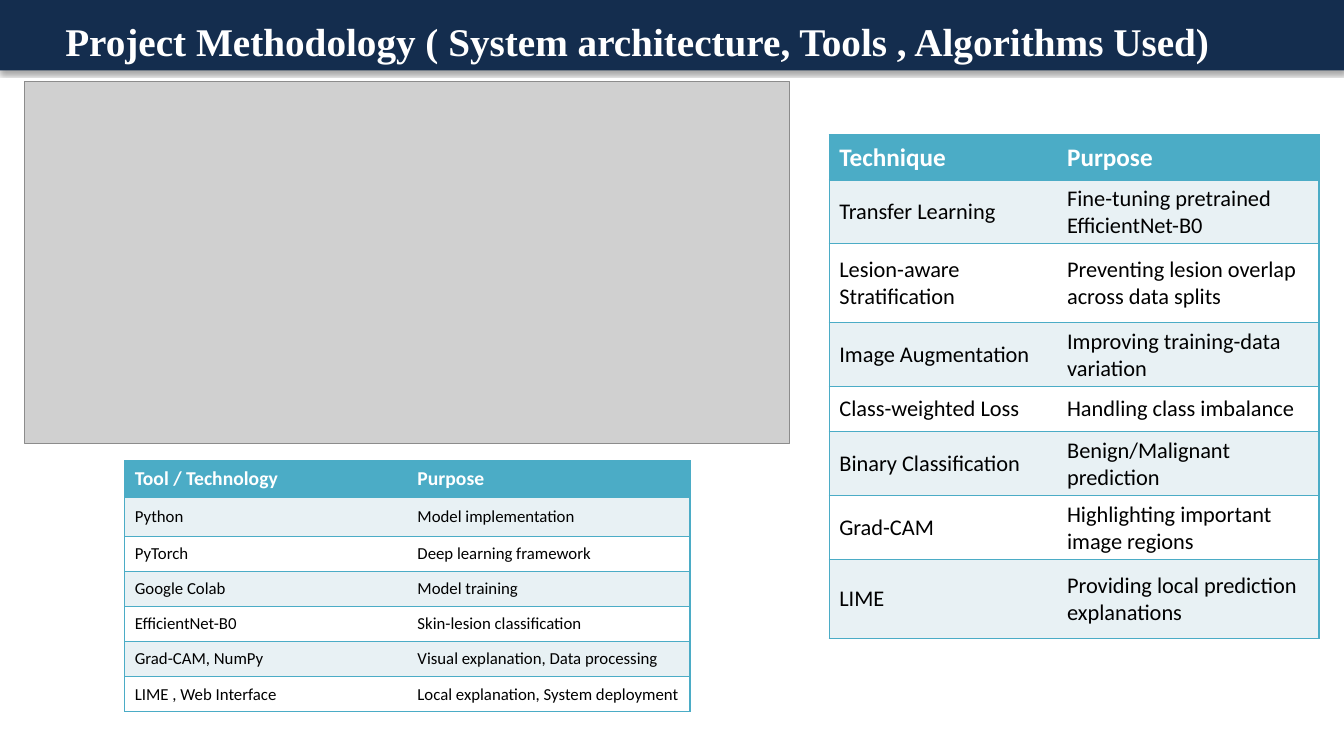
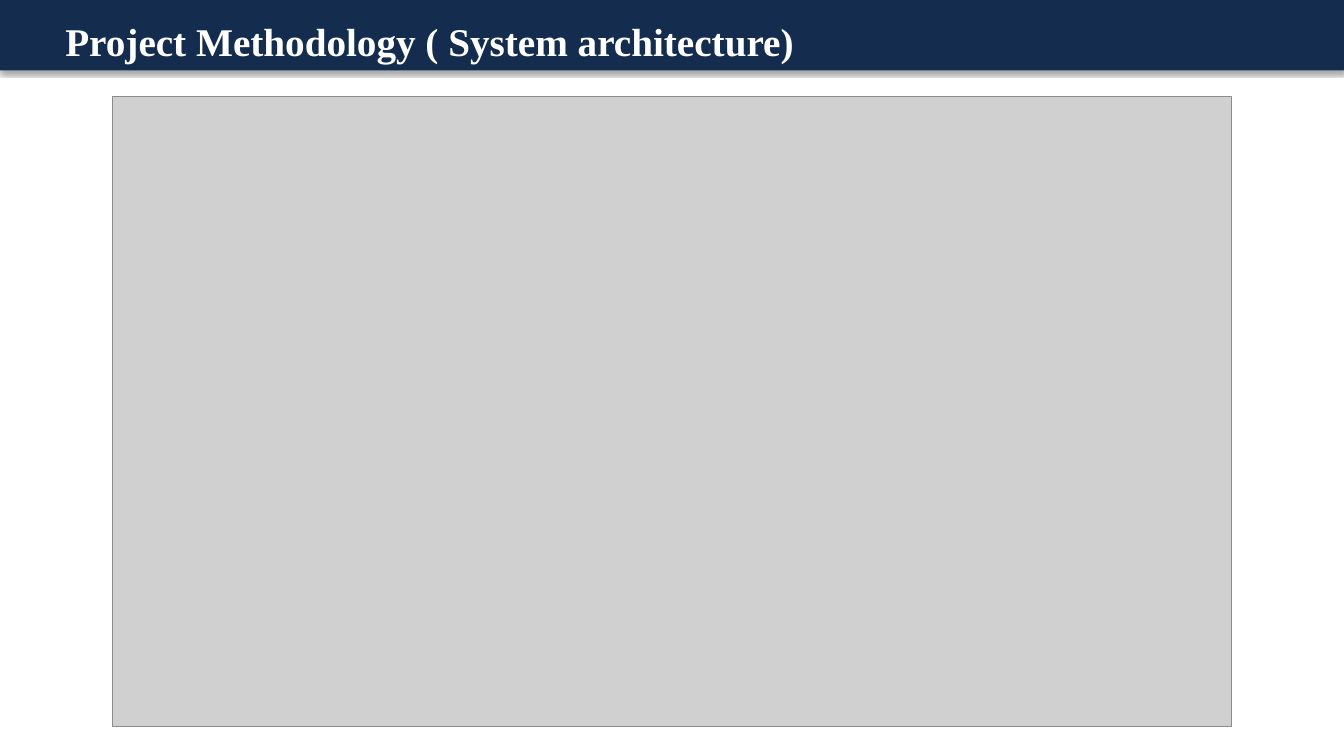
Before and after one commit to keerthireddy16/major-project-dermatology-cdss, a slide deck: slide 6 of files/projectphase2_ppt.pptx. Drawn at 1344x756 pixels with LibreOffice and Linux fonts; fonts in the diff are those of the drawing; grey boxes stand for pictures. Boxes give left, top, right and bottom in pixels: in the first picture for what was removed or moved away, otherwise in the second. Text is boxed around its words. In the diff, an @@ line names an element or a change of style, - is before the commit and + after.

```diff
--- a/files/projectphase2_ppt.pptx
+++ b/files/projectphase2_ppt.pptx
@@ text at (65, 28, 794, 63): text changed @@
-Project Methodology ( System architecture, Tools , Algorithms Used)
+Project Methodology ( System architecture)
@@ picture removed at (25, 82, 790, 445) @@
@@ picture added at (113, 97, 1232, 727) @@
@@ table removed at (830, 135, 1320, 639), 8 rows, 2 columns @@
-Technique | Purpose
-Transfer Learning | Fine-tuning pretrained EfficientNet-B0
-Lesion-aware Stratification | Preventing lesion overlap across data splits
-Image Augmentation | Improving training-data variation
-Class-weighted Loss | Handling class imbalance
-Binary Classification | Benign/Malignant prediction
-Grad-CAM | Highlighting important image regions
-LIME | Providing local prediction explanations
@@ table removed at (125, 461, 690, 712), 7 rows, 2 columns @@
-Tool / Technology | Purpose
-Python | Model implementation
-PyTorch | Deep learning framework
-Google Colab | Model training
-EfficientNet-B0 | Skin-lesion classification
-Grad-CAM, NumPy | Visual explanation, Data processing
-LIME , Web Interface | Local explanation, System deployment
```
Also in this commit, not shown: 4 other slides changed, 5 slides added, 1 slide removed, 30 other files.
